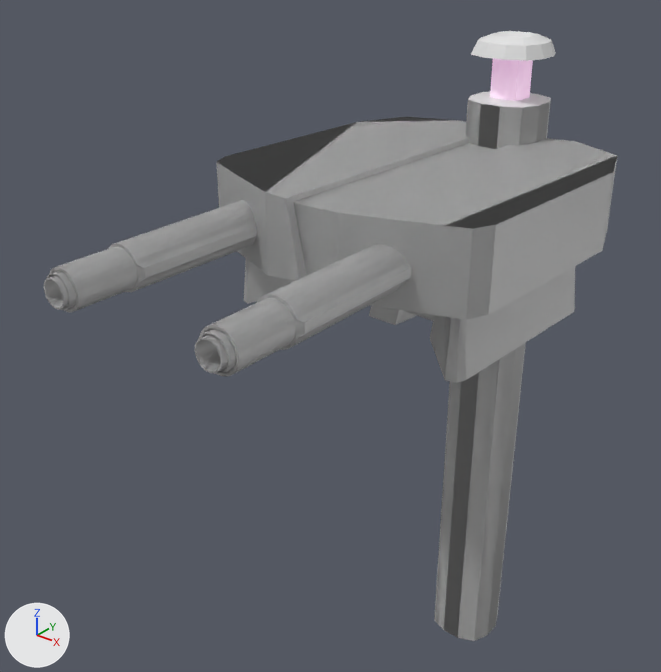
The Blender file LD50/Assets/Blender/debug/turrets.blend: old version first, new version second.
The view is the same before and after, from a 50 mm camera at (0.3, -0.57, 0.587) aimed at (-0.044, -0.14, 0.32). Arrows for +X, +Y and +Z are at lower left; the lights stay in place.

Before the edit, the objects in view are built like this:
```python
me_cube = bpy.data.meshes.new('Cube')
me_cube.from_pydata(...)  # 96 vertices, 86 faces; spans x -0.026..0.026, y -0.026..0.026, z -0.001..0.502
# faces by material slot: [74, 12]
me_cube.materials.append(mat_turretpole)  # its picture is missing
me_cube.materials.append(mat_turretpaint)  # its picture is missing
me_cube_001 = bpy.data.meshes.new('Cube.001')
me_cube_001.from_pydata(...)  # 1141 vertices, 1022 faces; spans x -0.109..0.097, y -0.331..0.026, z -0.001..0.46
me_cube_001.materials.append(mat_turretcannon_002)  # its picture is missing
ob_turret0 = bpy.data.objects.new('TURRET0', me_cube)
ob_turret0.location = (0.0, 0.0, 0.0)
ob_turret2 = bpy.data.objects.new('TURRET2', me_cube_001)
ob_turret2.location = (0.0, 0.0, 0.0)
```
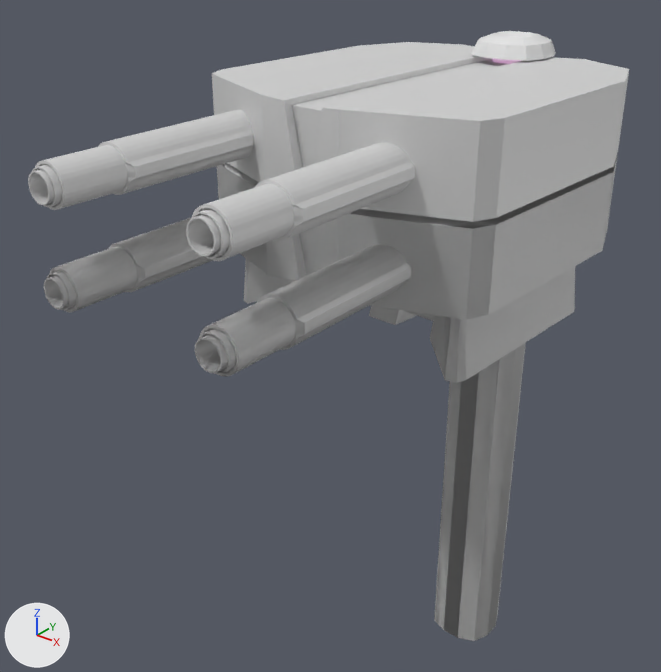
Commit message: erratum turret 2

What differs and where, as boxes [x1, y1, x2, y2] in the pictures (661 x 672 px):
'TURRET2', reshaped (11% taller)
    before: [44, 101, 617, 641]
    after: [28, 42, 629, 641]
part 1 of me_cube_001, built on
    before: [137, 101, 551, 621]
    after: [28, 42, 629, 621]
'TURRET1', unchanged, uncovered by the edit
    after: [223, 163, 540, 634]

Diff of the bpy script that builds the scene:
```diff
--- a/LD50/Assets/Blender/debug/turrets.blend.py
+++ b/LD50/Assets/Blender/debug/turrets.blend.py
@@ me_cube_001 @@
 # used by ob_turret2; location = (0.0, 0.0, 0.0)
-me_cube_001.from_pydata(...)  # 1141 vertices, 1022 faces; spans x -0.109..0.097, y -0.331..0.026, z -0.001..0.46
+me_cube_001.from_pydata(...)  # 2265 vertices, 2012 faces; spans x -0.109..0.097, y -0.331..0.026, z -0.001..0.49
+# me_cube_001 part 1: 6 vertices moved from x -0.026..0.026, y -0.026..-0.007, z 0.46 to x -0.026..0.026, y -0.026..-0.007, z 0.439..0.441; 4 vertices removed from x -0.051..0.026, y -0.201..0.007, z 0.414..0.46; 1128 vertices added at x -0.109..0.097, y -0.331..0.014, z 0.431..0.49
 me_cube_001.materials.append(mat_turretcannon_002)
```
